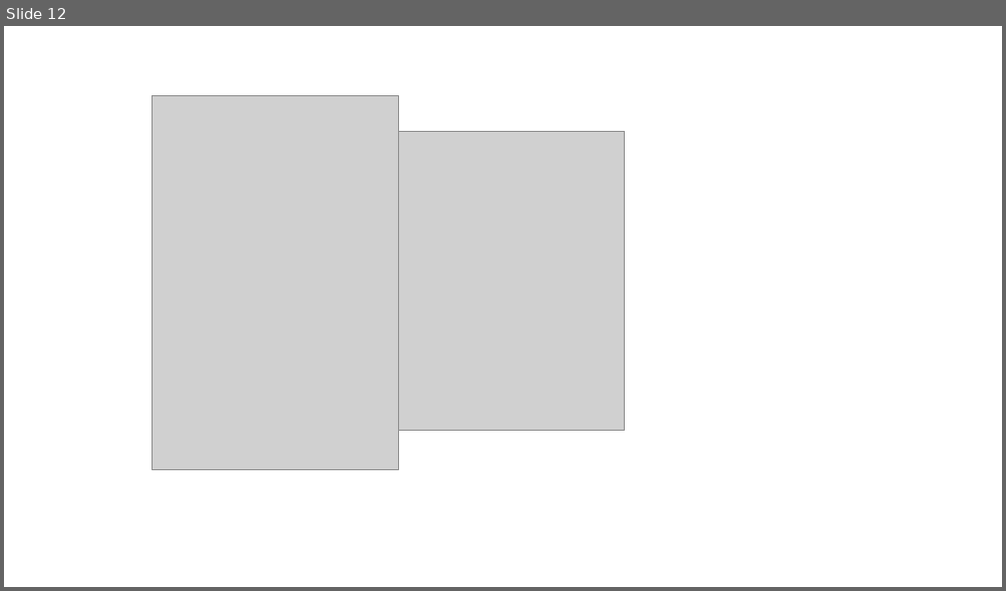
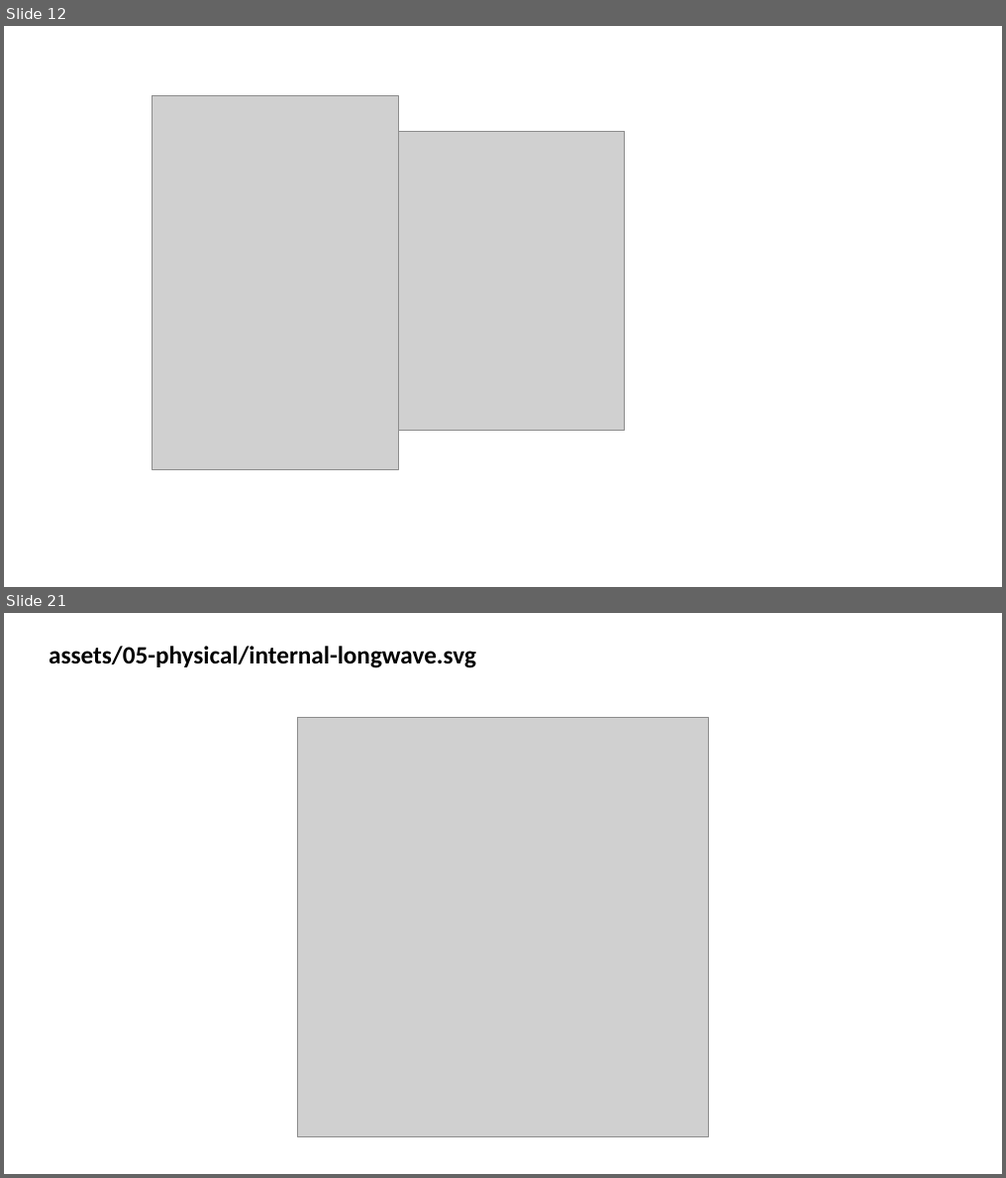
Before and after one commit to wdumontaud/slides_PUCPR, a slide deck: assets/illustrations.pptx. Shown one above the other, each under a label of ours: slide 12 before the commit, slides 12 and 21 after it; the slides between them are not shown. The pictures are 1006x591 and 1006x1178 pixels, drawn with LibreOffice and Linux fonts; fonts in the diff are those of the drawing; grey boxes stand for pictures. Boxes give left, top, right and bottom in pixels: in the first picture for what was removed or moved away, otherwise in the second. Text is boxed around its words. In the diff, an @@ line names an element or a change of style, - is before the commit and + after.

```diff
--- a/assets/illustrations.pptx
+++ b/assets/illustrations.pptx
@@ slide 21 added at (4, 613, 1002, 1174), background #FFFFFF @@
@@ text added at (49, 646, 476, 668), 24 pt, text #000000, bold @@
+assets/05-physical/internal-longwave.svg
@@ picture added at (297, 718, 709, 1137) @@
```
Also in this commit, not shown: 3 slides changed, 4 other slides added, 13 other files.
